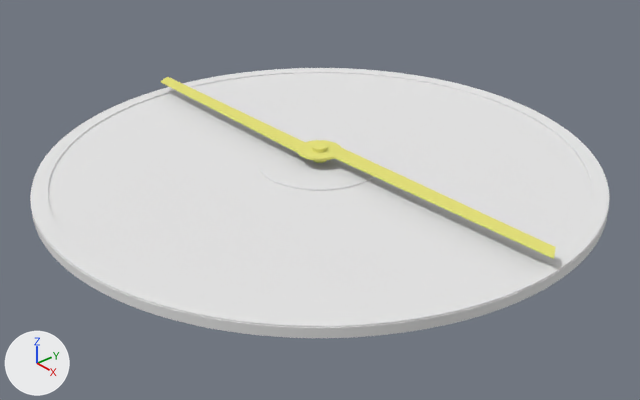
The Blender file useful/Equatorie2.blend, before and after one commit.
One viewpoint serves both versions: a 50 mm lens placed at (13.07, -11.37, 8.24), pointed at (0.32, -0.28, -0.7). The axes (+X, +Y, +Z) are drawn at lower left. The lights are the same throughout.

Objects in the first picture: 'Base', 'Plate', 'Pointer', 'Rim'.
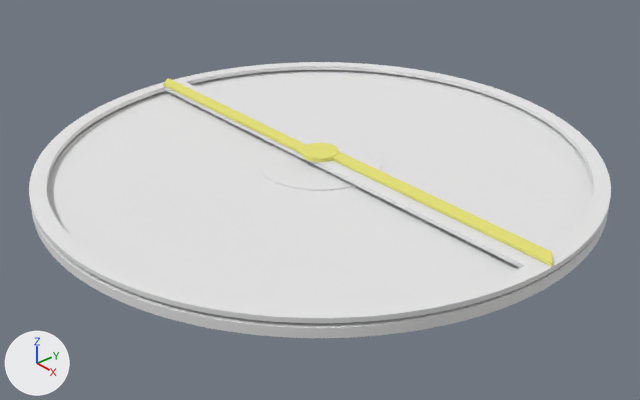
The change in detail:
me_cube_002 is used by ob_pointer; location (0.01, -0.01, 0.29); scale (2.91, 0.191, -0.0106).
me_cube_002 had 292 vertices, 384 faces and spanned x -2.0..2.0, y -2.5..2.5, z -11.0..19.3.
me_cube_002 now has 80 vertices, 46 faces and spans x -6.0..6.0, y -0.4..0.4, z 0.0..0.1.
me_cube_002 part 1: a new loose piece, a 32-sided cylinder along z spanning x -0.4..0.4, y -0.4..0.4, z -0.04..0.09, in mat_pointer (its picture is missing).
me_cube_002 part 2: the loose piece of 132 vertices spanning x -2.0..2.0, y -2.5..2.5, z -3.5..1.3 is deleted.
me_cube_002 part 3: the loose piece of 64 vertices spanning x 0.0..0.1, y -0.9..0.8, z -11.0..19.3 is deleted.
me_cube_002 part 4: the loose piece of 48 vertices spanning x -0.2..0.2, y -2.5..2.5, z -3.2 is deleted.
Part 5, on me_cube_002:
16 vertices are added at x -6.0..6.0, y -0.3..0.3, z 0.0..0.1.
12 new faces join them.
Object 'Epicycle' (ob_epicycle) is now shown.
Object 'Pointer' (ob_pointer) moves from (0.01, -0.01, 0.29) to (0.0, 0.0, 0.22).
Object 'Pointer' (ob_pointer) is rescaled from (2.91, 0.191, -0.0106) to (1.0, 1.0, 0.7).

What differs and where, as boxes (x1, y1, x2, y2) in the pictures (640 x 400 px):
'Epicycle', shown
    after: (29, 62, 611, 323)
'Pointer', reshaped, moved, rescaled
    before: (160, 77, 555, 259)
    after: (163, 78, 553, 266)
part 1 of me_cube_002, added (yellow)
    after: (301, 143, 339, 162)
part 2 of me_cube_002, deleted (yellow)
    before: (160, 77, 555, 259)
part 3 of me_cube_002, deleted
    before: (312, 143, 327, 163)
part 4 of me_cube_002, deleted (yellow)
    before: (297, 140, 342, 159)
part 5 of me_cube_002, added (yellow)
    after: (163, 78, 553, 266)
'Rim', unchanged, covered by the edit
    before: (31, 68, 609, 327)
    after: (35, 70, 605, 327)
